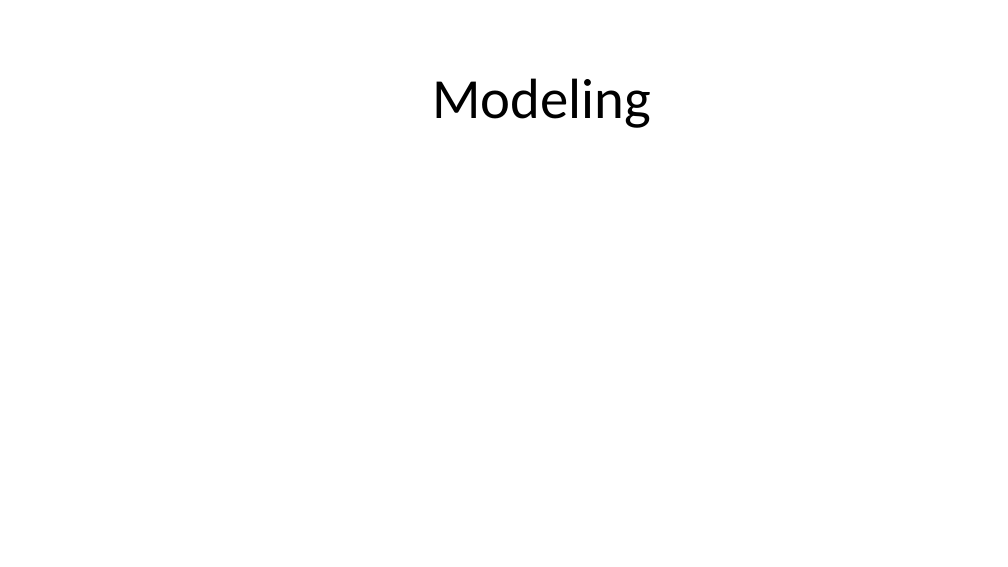
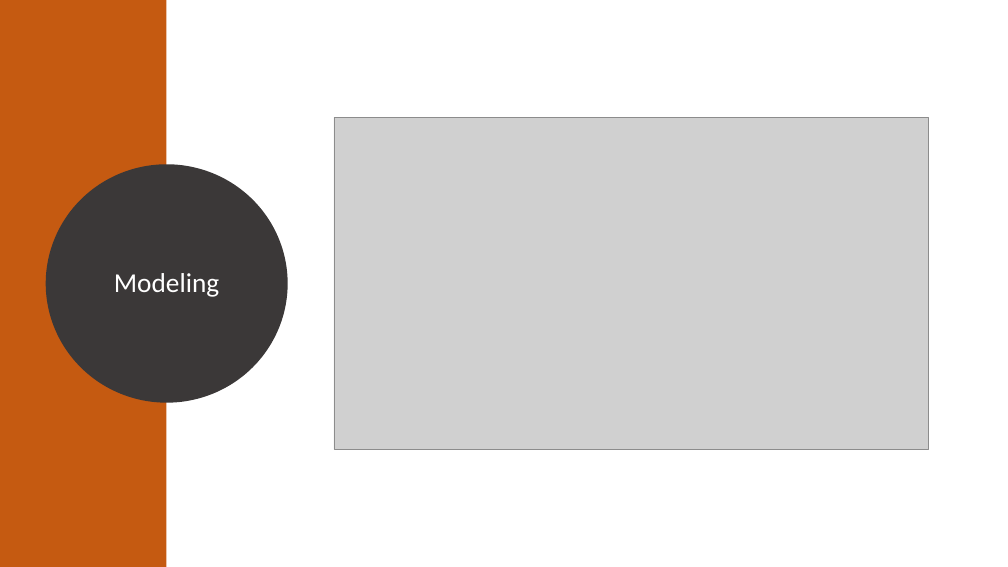
Before and after one commit to dniedermier-cscc/Scrum-Lords-Capstone-2018, a slide deck: slide 16 of Presentation/ScrumLords_Capstone.pptx. Drawn at 1008x567 pixels with LibreOffice and Linux fonts; fonts in the diff are those of the drawing; grey boxes stand for pictures. Boxes give left, top, right and bottom in pixels: in the first picture for what was removed or moved away, otherwise in the second. Text is boxed around its words. In the diff, an @@ line names an element or a change of style, - is before the commit and + after.

```diff
--- a/Presentation/ScrumLords_Capstone.pptx
+++ b/Presentation/ScrumLords_Capstone.pptx
@@ rectangle added at box(0, 0, 166, 567), fill #C55A11 @@
@@ picture added at box(334, 117, 929, 449) @@
@@ ellipse "Modeling": place and size @@
-ellipse "Modeling" at box(432, 78, 651, 128)
+ellipse "Modeling" at box(53, 172, 281, 395)
@@ ellipse "Modeling" at box(53, 172, 281, 395): size 54 to 26 pt, text colour #000000 to #FFFFFF; line spacing 1 to 0.9; more space between paragraphs; vertical alignment top to middle; fill none to #3B3838; outline none to #3B3838 13.75 pt @@
```
Also in this commit, not shown: 6 other slides changed, 8 slides added, 5 slides removed.
